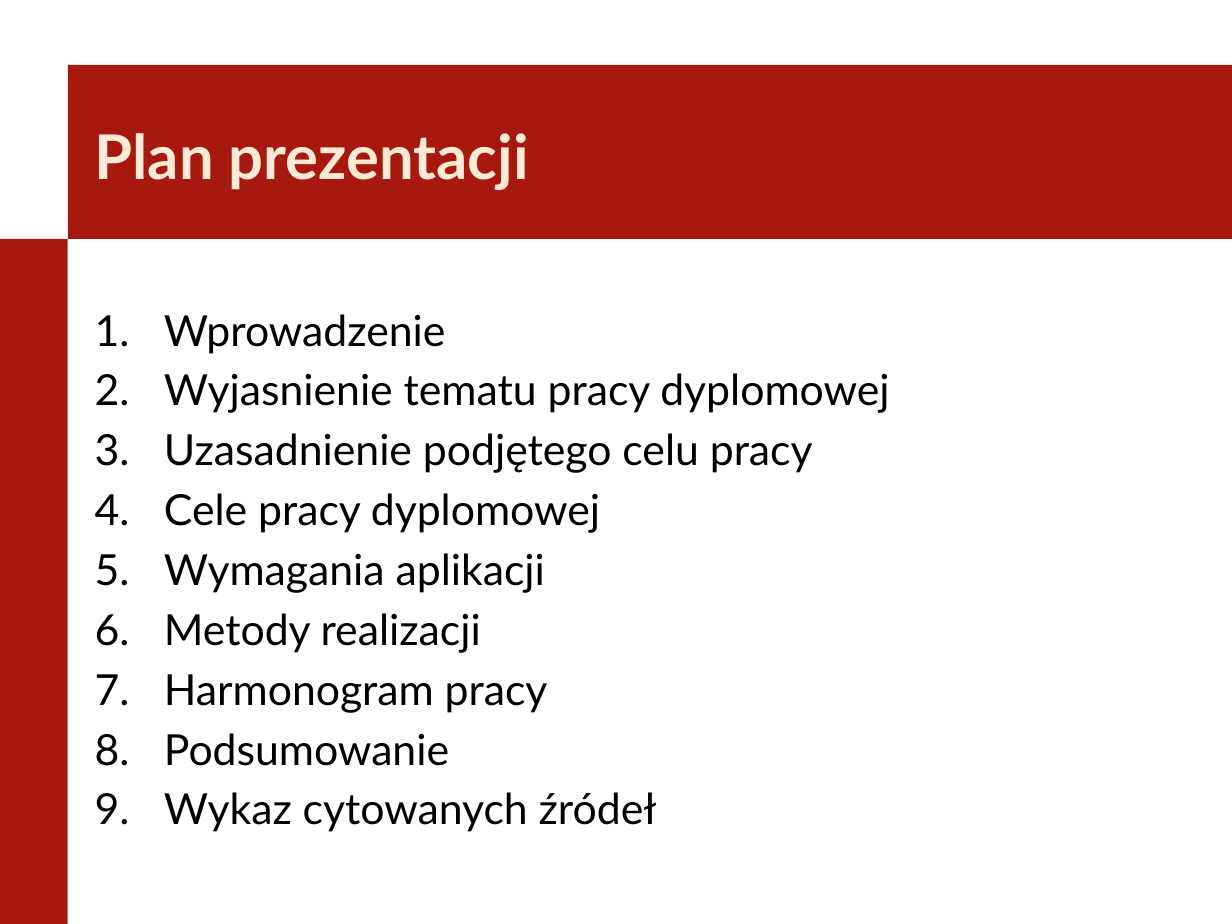
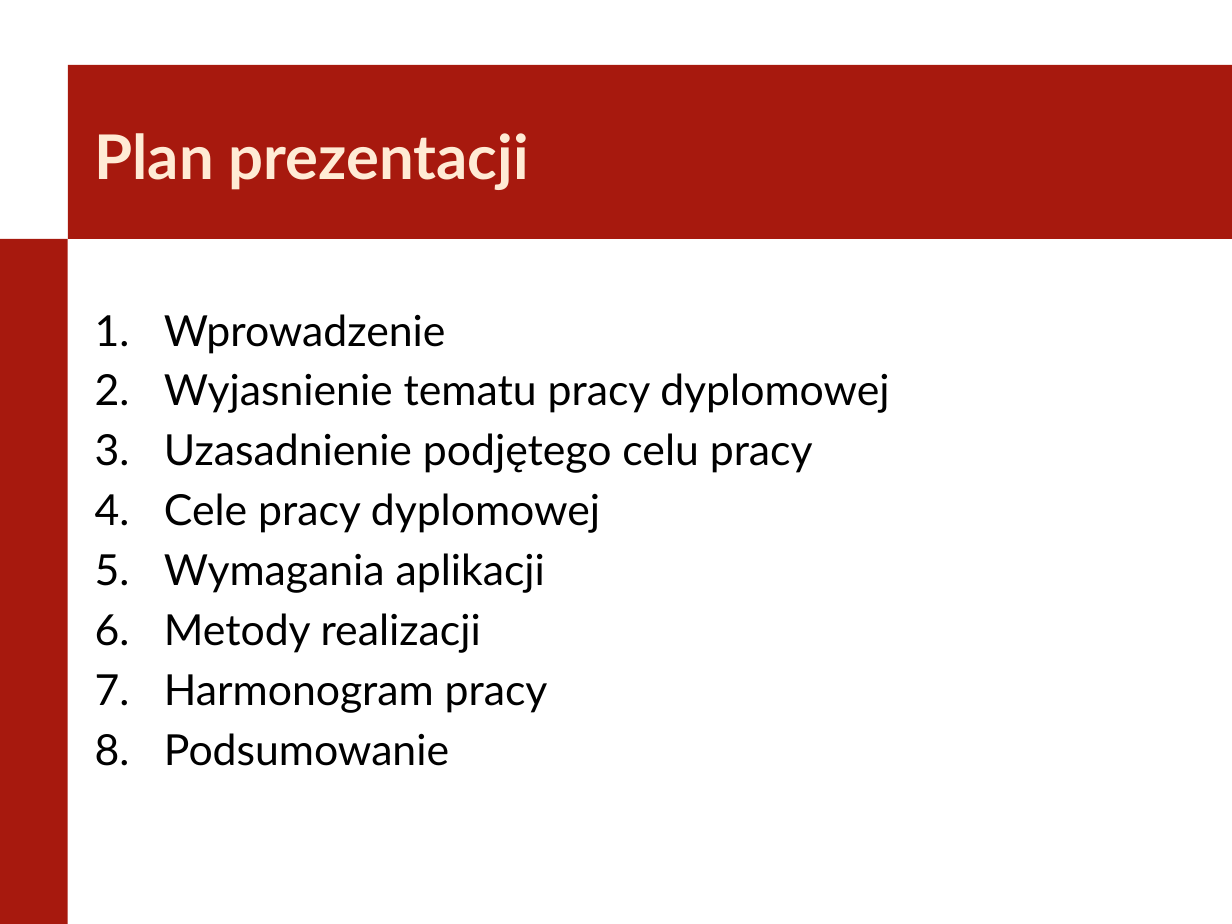
Before and after one commit to Szynal/PWR-W4-INF, a slide deck: slide 2 of Seminarium Dyplomowe/SeminariumDyplomowe.pptx. Drawn at 1232x924 pixels with LibreOffice and Linux fonts; fonts in the diff are those of the drawing; background and template pictures are left out. Boxes give left, top, right and bottom in pixels: in the first picture for what was removed or moved away, otherwise in the second. Text is boxed around its words. In the diff, an @@ line names an element or a change of style, - is before the commit and + after.

```diff
--- a/Seminarium Dyplomowe/SeminariumDyplomowe.pptx
+++ b/Seminarium Dyplomowe/SeminariumDyplomowe.pptx
@@ text at box(164, 792, 657, 832): paragraph removed @@
-9. Wykaz cytowanych źródeł
```
Also in this commit, not shown: 10 other slides changed, 4 slides added, 4 slides removed, 2 other files.
